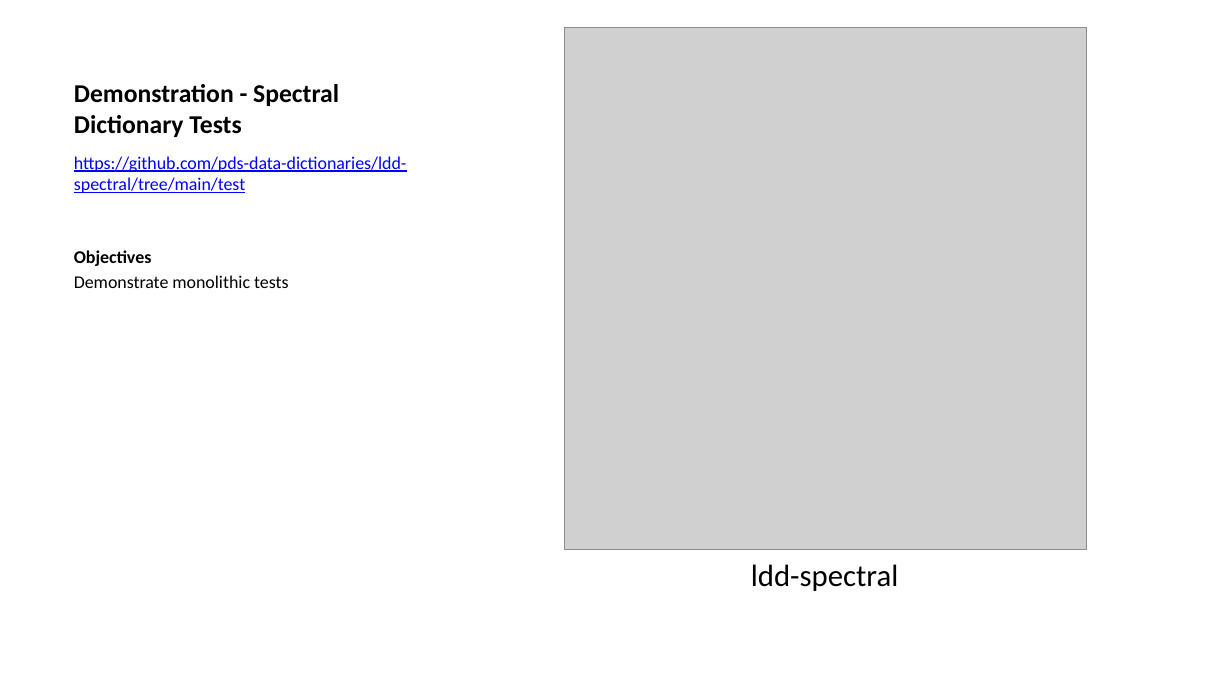
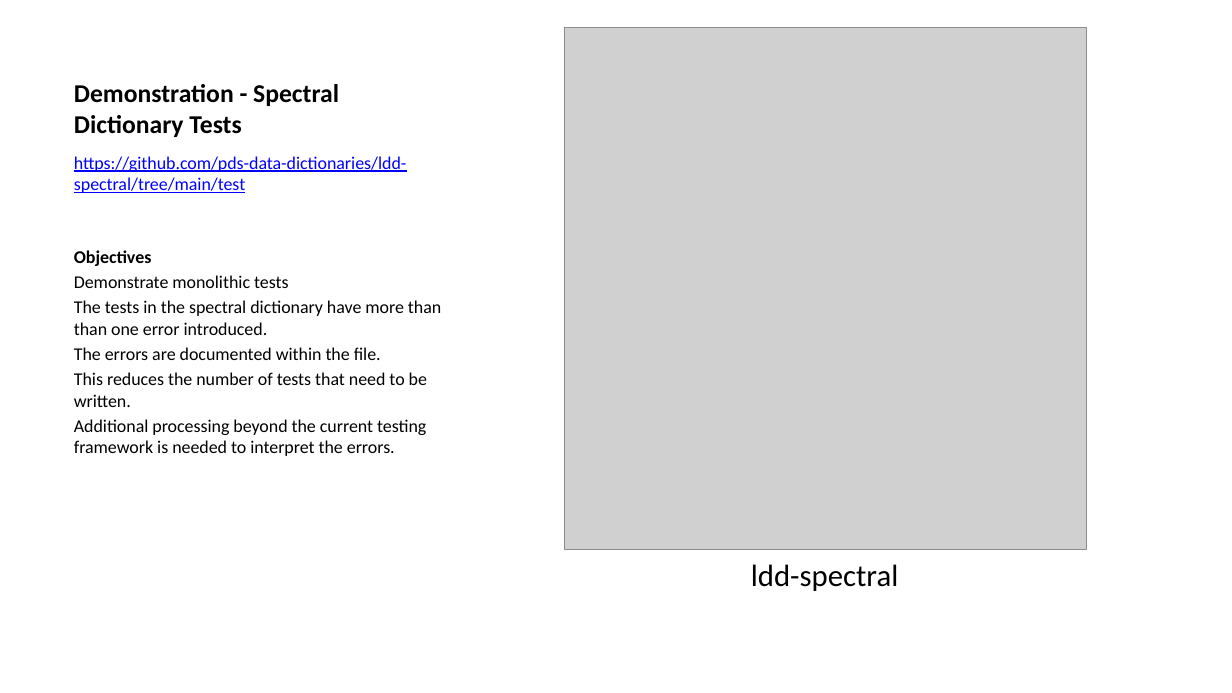
Before and after one commit to sbn-psi/dmsp, a slide deck: slide 11 of LDDTesting/stone-LDDTestingTechniques.pptx. Drawn at 1232x693 pixels with LibreOffice and Linux fonts; fonts in the diff are those of the drawing; grey boxes stand for pictures. Boxes give left, top, right and bottom in pixels: in the first picture for what was removed or moved away, otherwise in the second. Text is boxed around its words. In the diff, an @@ line names an element or a change of style, - is before the commit and + after.

Commit message:
Addded additional information for each existing dictionary demo

```diff
--- a/LDDTesting/stone-LDDTestingTechniques.pptx
+++ b/LDDTesting/stone-LDDTestingTechniques.pptx
@@ text at (74, 300, 441, 456): paragraphs added @@
+The tests in the spectral dictionary have more than than one error introduced.
+The errors are documented within the file.
+This reduces the number of tests that need to be written.
+Additional processing beyond the current testing framework is needed to interpret the errors.
```
Also in this commit, not shown: 6 other slides changed, 2 other files.
